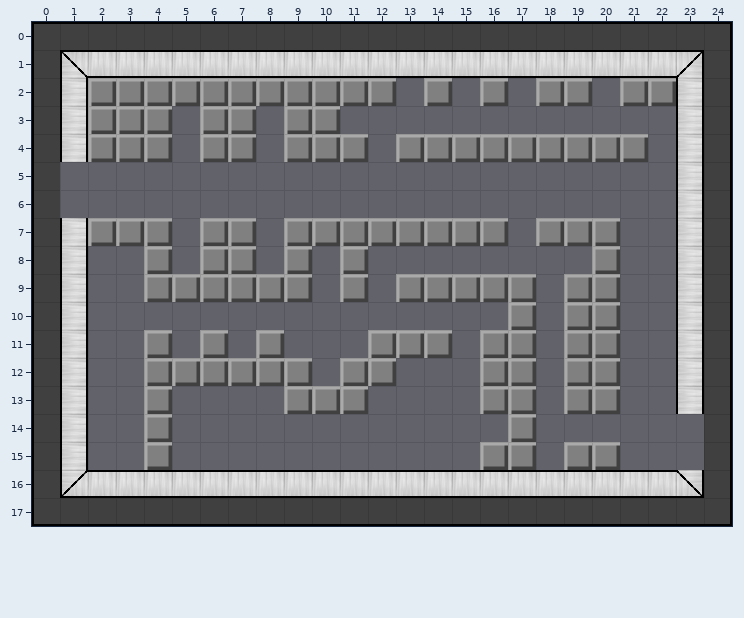
Two versions of a level (Tiled map, src/level/Darren_Room1.tmx). Above: the version before the commit.
Cells are 32x32 px. Shown: x 0..24, y 0..17.
After:
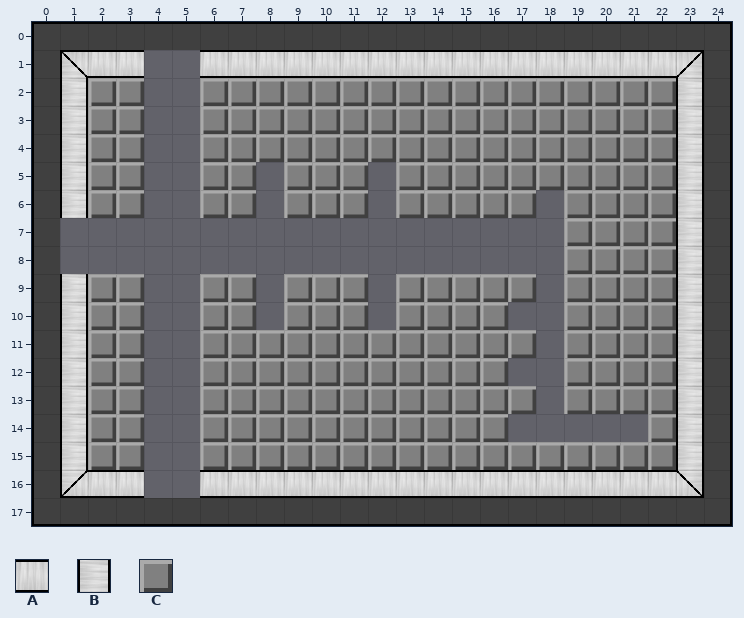
Key: from "room_tileset": A 2, B 8, C 18.
_ is an empty cell.
Changes in this commit:
Layer "Tile Layer 1":
y 1: x 4..5 AA -> __
y 2: x 4..5 CC -> __; x 13 _ -> C; x 15 _ -> C; x 17 _ -> C; x 20 _ -> C
y 3: x 4 C -> _; x 8 _ -> C; x 11..22 ____________ -> CCCCCCCCCCCC
y 4: x 4 C -> _; x 8 _ -> C; x 12 _ -> C; x 22 _ -> C
y 5: x 1..3 ___ -> BCC; x 6..7 __ -> CC; x 9..11 ___ -> CCC; x 13..22 __________ -> CCCCCCCCCC
y 6: x 1..3 ___ -> BCC; x 6..7 __ -> CC; x 9..11 ___ -> CCC; x 13..17 _____ -> CCCCC; x 19..22 ____ -> CCCC
y 7: x 1..4 BCCC -> ____; x 6..7 CC -> __; x 9..16 CCCCCCCC -> ________; x 18 C -> _; x 21..22 __ -> CC
y 8: x 1 B -> _; x 4 C -> _; x 6..7 CC -> __; x 9 C -> _; x 11 C -> _; x 19 _ -> C; x 21..22 __ -> CC
y 9: x 2..5 __CC -> CC__; x 8 C -> _; x 10 _ -> C; x 21..22 __ -> CC
y 10: x 2..3 __ -> CC; x 6..7 __ -> CC; x 9..11 ___ -> CCC; x 13..17 ____C -> CCCC_; x 21..22 __ -> CC
y 11: x 2..4 __C -> CC_; x 7 _ -> C; x 9..11 ___ -> CCC; x 15 _ -> C; x 21..22 __ -> CC
y 12: x 2..5 __CC -> CC__; x 10 _ -> C; x 13..15 ___ -> CCC; x 17 C -> _; x 21..22 __ -> CC
y 13: x 2..4 __C -> CC_; x 6..8 ___ -> CCC; x 12..15 ____ -> CCCC; x 21..22 __ -> CC
y 14: x 2..4 __C -> CC_; x 6..17 ___________C -> CCCCCCCCCCC_; x 22..23 __ -> CB
y 15: x 2..4 __C -> CC_; x 6..15 __________ -> CCCCCCCCCC; x 18 _ -> C; x 21..23 ___ -> CCB
y 16: x 4..5 AA -> __
Boxes around the changes in both pictures, in picture pixels (x1, y1, x2, y2):
changed: (60, 50, 704, 498)
